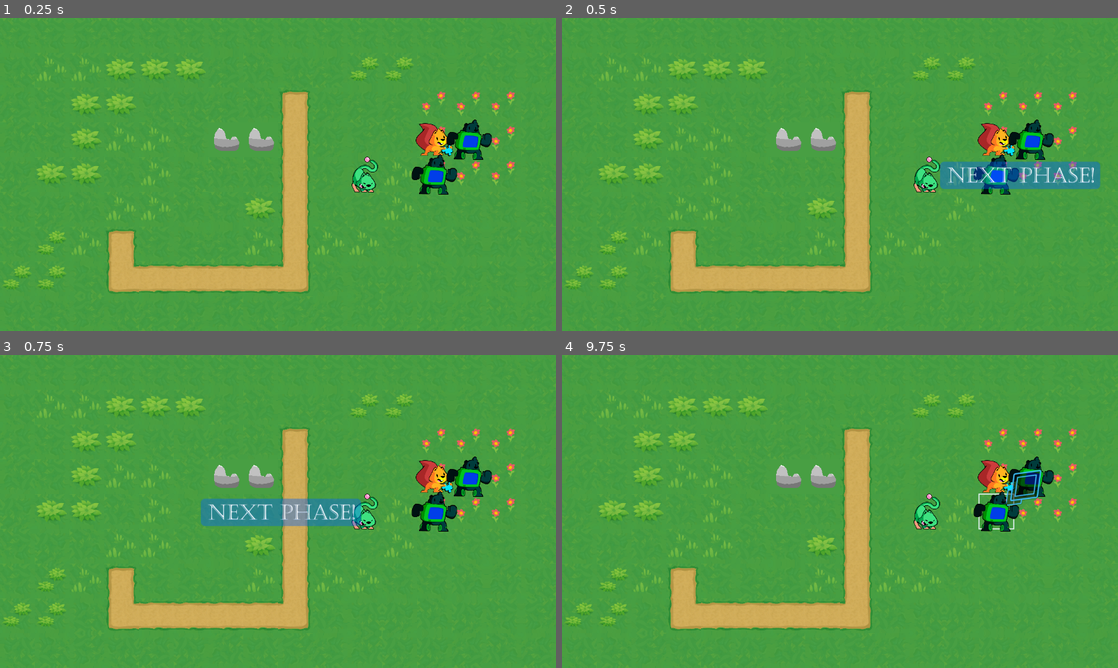
Above: before the commit, frames 1-4 (two rows, left to right).
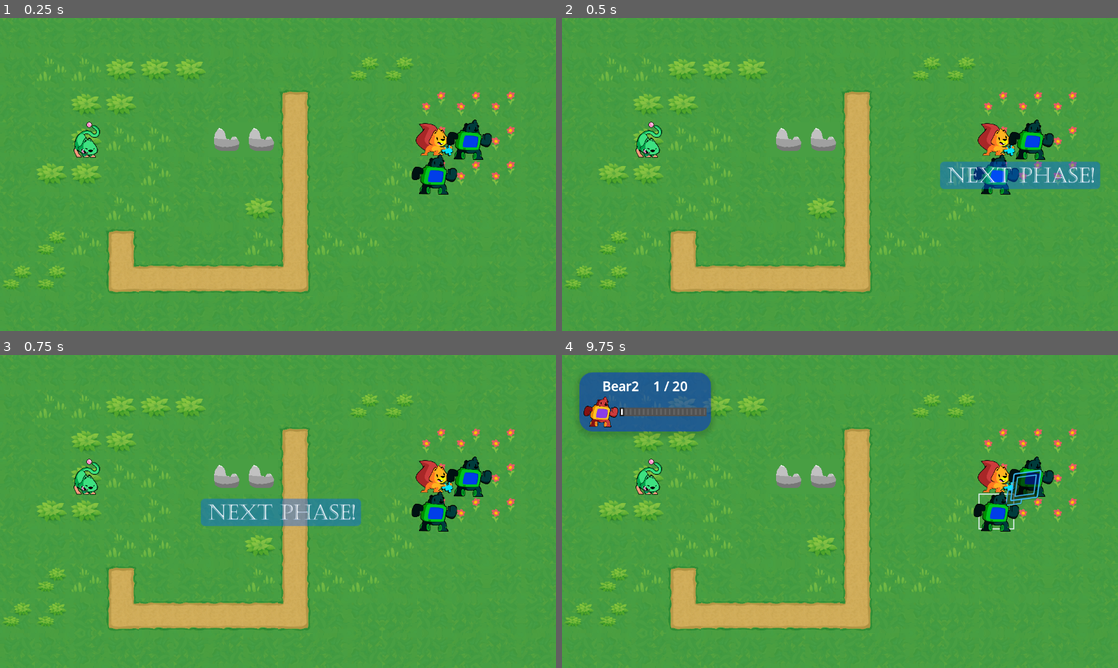
Above: after the commit, the same moments.

Repository: mojius/FarmStrategy
Game: Godot game, scene res://Main.tscn
Same seed, same stepped clock (60 frames per second), same inputs: the game is played once before the commit and once after it.
Inputs (mouse positions are in pixels of both pictures, inside the frame that each line leads up to):
- Up to frame 1 (0.25 s): no input
- Up to frame 2 (0.5 s): no input
- Up to frame 3 (0.75 s): tap Enter (ui_accept) at 0.5 s; move the mouse to (400, 495) at 0.52 s; press the mouse at (400, 495) at 0.53 s; hold Right (ui_right) from 0.53 s (still down)
- Up to frame 4 (9.75 s): tap Enter (ui_accept) at 0.77, 1.52, 2, 2.75, 3.02, 3.5, 3.77, 4.25, 4.52, 5, 6.02, 6.77, 7.52, 9.02 s; move the mouse to (728, 527) at 1.27 s; release Right (ui_right) at 1.28 s; release the mouse at (728, 527) at 1.28 s; hold Down (ui_down) 1.28-2.03 s; click (728, 527) at 1.35 s; move the mouse to (895, 442) at 2.02 s; press the mouse at (895, 442) at 2.03 s; hold Right (ui_right) 2.03-2.78 s; move the mouse to (812, 574) at 2.77 s; release the mouse at (812, 574) at 2.78 s; hold Up (ui_up) 2.78-3.53 s; click (812, 574) at 2.85 s; move the mouse to (1006, 558) at 3.52 s; press the mouse at (1006, 558) at 3.53 s; hold Left (ui_left) 3.53-5.03 s; tap Escape (ui_cancel) at 4.15 s; move the mouse to (673, 464) at 4.27 s; release the mouse at (673, 464) at 4.28 s; click (673, 464) at 4.35 s; move the mouse to (867, 511) at 5.02 s; press the mouse at (867, 511) at 5.03 s; hold Down (ui_down) 5.03-5.78 s; move the mouse to (756, 433) at 5.77 s; release the mouse at (756, 433) at 5.78 s; hold Right (ui_right) 5.78-6.53 s; click (756, 433) at 5.85 s; move the mouse to (962, 495) at 6.52 s; press the mouse at (962, 495) at 6.53 s; hold Up (ui_up) 6.53-7.28 s; move the mouse to (728, 527) at 7.27 s; release the mouse at (728, 527) at 7.28 s; hold Right (ui_right) 7.28-8.03 s; click (728, 527) at 7.35 s; move the mouse to (895, 442) at 8.02 s; press the mouse at (895, 442) at 8.03 s; hold Down (ui_down) 8.03-8.78 s; move the mouse to (812, 574) at 8.77 s; release the mouse at (812, 574) at 8.78 s; hold Left (ui_left) 8.78-9.53 s; click (812, 574) at 8.85 s; move the mouse to (1006, 558) at 9.52 s; press the mouse at (1006, 558) at 9.53 s; hold Up (ui_up) from 9.53 s (still down)

The runs differ from the first frame. In frame 1, 0.7% of the frame differs, in the area x 13-68%, y 33-56%; in frame 2, 0.7%; in frame 3, 0.7%; in frame 4, 5.1%, in the area x 3-68%, y 5-56%.

Commit message:
Renamed Menu to UI and added highlight UI

Diff:
--- a/Combat/CombatObject.tscn
+++ b/Combat/CombatObject.tscn
@@ -1,7 +1,7 @@
 [gd_scene load_steps=3 format=3 uid="uid://le36d86k7re2"]
 
 [ext_resource type="Script" path="res://Combat/CombatObject.gd" id="1_2lhkp"]
-[ext_resource type="Theme" uid="uid://f3cwprpras7p" path="res://Menu/theme.tres" id="1_rbrhj"]
+[ext_resource type="Theme" uid="uid://f3cwprpras7p" path="res://UI/theme.tres" id="1_rbrhj"]
 
 [node name="CombatObject" type="HBoxContainer"]
 anchors_preset = 8
--- a/GameBoard/GameBoard.gd
+++ b/GameBoard/GameBoard.gd
@@ -1,29 +1,29 @@
 # Represents and manages the game board. Stores references to entities that are in each cell and
 # tells whether cells are occupied or not.
 # Units can only move around the grid one at a time.
-class_name GameBoard
-extends Node2D
+class_name GameBoard extends Node2D
 
 # Once again, we use our grid resource that we explicitly define in the class.
 @export var grid: Resource = preload("res://GameBoard/Grid.tres")
 
-@onready var _action_menu = preload("res://Menu/ActionMenu.tscn")
-@onready var _attack_menu = preload("res://Menu/AttackMenu.tscn")
+@onready var _action_ui = preload("res://UI/ActionUI.tscn")
+@onready var _attack_ui = preload("res://UI/AttackUI.tscn")
 @onready var _ui_container: CanvasLayer = $UIContainer
 @onready var _cursor: Cursor = $Cursor
+@onready var _highlight: HighlightInfoUI = $UIContainer/HighlightInfoUI
 
 
 const DIRECTIONS = [Vector2.LEFT, Vector2.RIGHT, Vector2.UP, Vector2.DOWN]
 
-var _active_menu: Control :
+var _active_ui: Control :
 	set(value):
-		if not (_active_menu == null):
-			var _old_menu = _active_menu
-			_ui_container.remove_child(_old_menu)
-
-		_active_menu = value
+		if not (_active_ui == null):
+			var _old_ui = _active_ui
+			_ui_container.remove_child(_old_ui)
+
+		_active_ui = value
 		if not (value == null):
-			_ui_container.add_child(_active_menu)
+			_ui_container.add_child(_active_ui)
 
 			_cursor_enabled = false
 
@@ -87,6 +87,7 @@
 	set(value):
 		_cursor_enabled = value
 		cursor_enable.emit(value)
+		_highlight.hide()
 
 # At the start of the game, we initialize the game board. Look at the `_reinitialize()` function below.
 # It populates our `_units` dictionary.
@@ -133,10 +134,10 @@
 	var attackable: Callable = Callable()
 
 	if (_active_targets.size() > 0):
-		attackable = add_attack_menu
-
-	_active_menu = _action_menu.instantiate()
-	_active_menu.setup(_exhaust_active_unit, _show_movement_info, attackable)
+		attackable = add_attack_ui
+
+	_active_ui = _action_ui.instantiate()
+	_active_ui.setup(_exhaust_active_unit, _show_movement_info, attackable)
 
 
 # Shows the movement arrows and the yellow highlight, yadda yadda.
@@ -196,15 +197,32 @@
 	if not is_player: return
 
 	_find_targets_in_range()
-	_add_post_move_menu()
+	_add_post_move_ui()
 
 # Updates the interactive path's drawing if there's an active and selected unit.
 func _on_cursor_moved(new_cell: Vector2) -> void:
+
+
+	if _units.has(new_cell):
+		_highlight.refresh(_units[new_cell])
+		_highlight.show()
+	else: _highlight.hide()
+
+	var center = get_viewport_rect().size / 2
+	var pixel_pos = grid.calculate_map_position(new_cell)
+
+	if pixel_pos.x < center.x and pixel_pos.y < center.y:
+		_highlight.set_bottom_left()
+	else:
+		_highlight.set_top_left()
+
 	# When the cursor moves, and we already have an active unit selected, we want to update the
 	# interactive path drawing.
-
 	if _active_unit and _active_unit.is_selected and _cursor_enabled:
 		_unit_path_arrow.draw(_active_unit.cell, new_cell)
+		return
+
+
 
 # Selects or moves a unit based on where the cursor is.
 func _on_cursor_accept_pressed(cell: Vector2) -> void:
@@ -228,7 +246,7 @@
 			if _active_unit.get_state() != "Attacking" and _active_unit.get_state() != "Dead":
 				_deselect_active_unit()
 				_cursor_enabled = true
-				_active_menu = null
+				_active_ui = null
 
 			# Undoes the finalization of the movement
 
@@ -343,34 +361,34 @@
 			_active_targets.append(_units[coordinates])
 
 # Adds a menu after moving. Let's make this a builder later or something. This is a mess.
-func _add_post_move_menu():
-	_active_menu = _action_menu.instantiate()
+func _add_post_move_ui():
+	_active_ui = _action_ui.instantiate()
 
 	if (_active_targets.size() > 0):
-		_active_menu.setup(_exhaust_active_unit, Callable(), player_try_attack)
+		_active_ui.setup(_exhaust_active_unit, Callable(), player_try_attack)
 	else:
-		_active_menu.setup(_exhaust_active_unit)
+		_active_ui.setup(_exhaust_active_unit)
 
 func player_try_attack():
 	if (_active_targets.size() <= 0):
 		return
 
-	add_attack_menu()
-
-func add_attack_menu():
-	_active_menu = _attack_menu.instantiate()
-	_active_menu.setup(attack, _active_targets)
+	add_attack_ui()
+
+func add_attack_ui():
+	_active_ui = _attack_ui.instantiate()
+	_active_ui.setup(attack, _active_targets)
 
 func attack(unit: Unit):
 	_active_unit.set_state("Attacking")
 	_cursor_enabled = false
 	var combat_object: CombatObject = load("res://Combat/CombatObject.tscn").instantiate()
-	_active_menu = combat_object
+	_active_ui = combat_object
 	_ui_container.add_child(combat_object)
 	combat_object.setup(_active_unit, unit)
 
 	await combat_object.attack_finished
-	_active_menu = null
+	_active_ui = null
 
 	_exhaust_active_unit()
 
--- a/Main.tscn
+++ b/Main.tscn
@@ -10,6 +10,7 @@
 [ext_resource type="Texture2D" uid="uid://b8ihnph4238fy" path="res://Units/bear.png" id="8_r13vx"]
 [ext_resource type="Texture2D" uid="uid://bncyyswwdl0lc" path="res://Units/bugcat.png" id="9_mrwsr"]
 [ext_resource type="Script" path="res://Units/Stats.gd" id="10_6aeo4"]
+[ext_resource type="PackedScene" uid="uid://cfemajau2fdnq" path="res://UI/HighlightInfoUI.tscn" id="11_o3oh6"]
 
 [sub_resource type="Resource" id="Resource_rb6ub"]
 script = ExtResource("10_6aeo4")
@@ -51,6 +52,9 @@
 
 [node name="UIContainer" type="CanvasLayer" parent="GameBoard"]
 
+[node name="HighlightInfoUI" parent="GameBoard/UIContainer" instance=ExtResource("11_o3oh6")]
+offset_bottom = 228.0
+
 [node name="Map" parent="GameBoard" instance=ExtResource("1_khjdm")]
 layer_0/tile_data = PackedInt32Array(65535, 0, 0, 131071, 0, 0, 196607, 0, 0, 262143, 0, 0, 327679, 0, 0, 393215, 0, 0, …(2538 unchanged characters)…
 
@@ -83,7 +87,7 @@
 move_speed = 500
 
 [node name="Kitty" parent="GameBoard" instance=ExtResource("2_n3f5l")]
-position = Vector2(840, 360)
+position = Vector2(200, 280)
 stats = SubResource("Resource_8us0h")
 skin = ExtResource("9_mrwsr")
 move_speed = 500
--- a/Menu/ActionMenu.gd
+++ b/UI/ActionUI.gd
@@ -1,4 +1,4 @@
-class_name ActionMenu extends PanelContainer
+class_name ActionUI extends PanelContainer
 
 @onready var move: Button = $MarginContainer/VBoxContainer/Move
 @onready var attack: Button = $MarginContainer/VBoxContainer/Attack
@@ -17,6 +17,7 @@
 	if (wait_func):
 		wait.pressed.connect(wait_func)
 		wait.show()
+		wait.grab_focus()
 	if (attack_func):
 		attack.pressed.connect(attack_func)
 		attack.show()
--- a/Menu/ActionMenu.tscn
+++ b/UI/ActionUI.tscn
@@ -1,7 +1,7 @@
 [gd_scene load_steps=3 format=3 uid="uid://p1k7ttutslso"]
 
-[ext_resource type="Theme" uid="uid://f3cwprpras7p" path="res://Menu/theme.tres" id="1_e4pik"]
-[ext_resource type="Script" path="res://Menu/ActionMenu.gd" id="1_imsb6"]
+[ext_resource type="Theme" uid="uid://f3cwprpras7p" path="res://UI/theme.tres" id="1_2ulgk"]
+[ext_resource type="Script" path="res://UI/ActionUI.gd" id="2_hiqjc"]
 
 [node name="ActionMenu" type="PanelContainer"]
 anchors_preset = 8
@@ -15,8 +15,8 @@
 offset_bottom = 33.0
 grow_horizontal = 2
 grow_vertical = 2
-theme = ExtResource("1_e4pik")
-script = ExtResource("1_imsb6")
+theme = ExtResource("1_2ulgk")
+script = ExtResource("2_hiqjc")
 
 [node name="MarginContainer" type="MarginContainer" parent="."]
 layout_mode = 2
--- a/Menu/AttackMenu.gd
+++ b/UI/AttackUI.gd
@@ -1,10 +1,10 @@
-class_name AttackMenu extends PanelContainer
+class_name AttackUI extends PanelContainer
 
 var _targets := []
 var buttons: Array = []
 
 @onready var vbox: VBoxContainer = $"MarginContainer/VBoxContainer"
-@onready var cursor_prefab := preload("res://Menu/FakeCursor.tscn")
+@onready var cursor_prefab := preload("res://UI/FakeCursor.tscn")
 @export var grid: Resource = preload("res://GameBoard/Grid.tres")
 
 var fake_cursor: Node2D
--- a/Menu/AttackMenu.tscn
+++ b/UI/AttackUI.tscn
@@ -1,7 +1,7 @@
 [gd_scene load_steps=3 format=3 uid="uid://bb2ei8xiarkye"]
 
-[ext_resource type="Theme" uid="uid://f3cwprpras7p" path="res://Menu/theme.tres" id="1_1gcg6"]
-[ext_resource type="Script" path="res://Menu/AttackMenu.gd" id="1_lj351"]
+[ext_resource type="Theme" uid="uid://f3cwprpras7p" path="res://UI/theme.tres" id="1_7yrr0"]
+[ext_resource type="Script" path="res://UI/AttackUI.gd" id="2_mmn48"]
 
 [node name="AttackMenu" type="PanelContainer"]
 anchors_preset = 8
@@ -15,8 +15,8 @@
 offset_bottom = 33.0
 grow_horizontal = 2
 grow_vertical = 2
-theme = ExtResource("1_1gcg6")
-script = ExtResource("1_lj351")
+theme = ExtResource("1_7yrr0")
+script = ExtResource("2_mmn48")
 
 [node name="MarginContainer" type="MarginContainer" parent="."]
 layout_mode = 2
--- /dev/null
+++ b/UI/HighlightInfoUI.gd
@@ -0,0 +1,27 @@
+class_name HighlightInfoUI extends Control
+
+@onready var _texture = $"%TextureRect"
+@onready var _label_name = $"%UnitName"
+@onready var _hp = $"%HealthPoints"
+@onready var _hp_text = $"%HealthPointsText"
+@onready var _health_point = preload("res://Combat/HealthPoint.tscn")
+
+func set_bottom_left():
+	set_anchors_and_offsets_preset(Control.PRESET_BOTTOM_LEFT)
+
+func set_top_left():
+	set_anchors_and_offsets_preset(Control.PRESET_TOP_LEFT)
+
+func refresh(unit: Unit):
+	for node in _hp.get_children():
+		_hp.remove_child(node)
+
+	for n in range(unit.stats.max_hp):
+		var health_point = _health_point.instantiate()
+		_hp.add_child(health_point)
+		if (n < unit.stats.hp):
+			health_point.texture.current_frame = 1
+
+	_texture.texture = unit.skin
+	_label_name.text = unit.name
+	_hp_text.text = str(unit.stats.hp) + " / " + str(unit.stats.max_hp)
--- /dev/null
+++ b/UI/HighlightInfoUI.tscn
@@ -0,0 +1,71 @@
+[gd_scene load_steps=4 format=3 uid="uid://cfemajau2fdnq"]
+
+[ext_resource type="Theme" uid="uid://f3cwprpras7p" path="res://UI/theme.tres" id="1_m0elq"]
+[ext_resource type="Script" path="res://UI/HighlightInfoUI.gd" id="1_v6spp"]
+[ext_resource type="Texture2D" uid="uid://bncyyswwdl0lc" path="res://Units/bugcat.png" id="2_pa7cd"]
+
+[node name="HighlightInfoUI" type="MarginContainer"]
+offset_right = 350.0
+offset_bottom = 199.0
+theme_override_constants/margin_left = 40
+theme_override_constants/margin_top = 40
+theme_override_constants/margin_right = 40
+theme_override_constants/margin_bottom = 40
+script = ExtResource("1_v6spp")
+
+[node name="Box1" type="PanelContainer" parent="."]
+layout_mode = 2
+theme = ExtResource("1_m0elq")
+
+[node name="MarginContainer" type="MarginContainer" parent="Box1"]
+layout_mode = 2
+theme_override_constants/margin_left = 10
+theme_override_constants/margin_top = 10
+theme_override_constants/margin_right = 10
+theme_override_constants/margin_bottom = 10
+
+[node name="NameStatsSeparator" type="VBoxContainer" parent="Box1/MarginContainer"]
+layout_mode = 2
+
+[node name="HBoxContainer" type="HBoxContainer" parent="Box1/MarginContainer/NameStatsSeparator"]
+layout_mode = 2
+alignment = 1
+
+[node name="UnitName" type="Label" parent="Box1/MarginContainer/NameStatsSeparator/HBoxContainer"]
+unique_name_in_owner = true
+layout_mode = 2
+text = "Test"
+horizontal_alignment = 1
+
+[node name="Padding" type="Control" parent="Box1/MarginContainer/NameStatsSeparator/HBoxContainer"]
+custom_minimum_size = Vector2(24, 0)
+layout_mode = 2
+
+[node name="HealthPointsText" type="Label" parent="Box1/MarginContainer/NameStatsSeparator/HBoxContainer"]
+unique_name_in_owner = true
+layout_mode = 2
+text = "00 / 00"
+horizontal_alignment = 1
+vertical_alignment = 1
+
+[node name="AvatarTextHPSeparator" type="HBoxContainer" parent="Box1/MarginContainer/NameStatsSeparator"]
+layout_mode = 2
+
+[node name="TextureRect" type="TextureRect" parent="Box1/MarginContainer/NameStatsSeparator/AvatarTextHPSeparator"]
+unique_name_in_owner = true
+custom_minimum_size = Vector2(0, 70)
+layout_mode = 2
+texture = ExtResource("2_pa7cd")
+expand_mode = 3
+stretch_mode = 4
+
+[node name="HealthPointsStack" type="VBoxContainer" parent="Box1/MarginContainer/NameStatsSeparator/AvatarTextHPSeparator"]
+unique_name_in_owner = true
+layout_mode = 2
+size_flags_vertical = 4
+
+[node name="HealthPoints" type="HBoxContainer" parent="Box1/MarginContainer/NameStatsSeparator/AvatarTextHPSeparator/HealthPointsStack"]
+unique_name_in_owner = true
+layout_mode = 2
+size_flags_vertical = 3
+theme_override_constants/separation = 0
--- a/Menu/PreCombatStatsMenu.tscn
+++ b/UI/PreCombatStatsUI.tscn
@@ -1,6 +1,6 @@
 [gd_scene load_steps=5 format=3 uid="uid://ckmkppn6nfw6l"]
 
-[ext_resource type="Theme" uid="uid://f3cwprpras7p" path="res://Menu/theme.tres" id="1_lx8et"]
+[ext_resource type="Theme" uid="uid://f3cwprpras7p" path="res://UI/theme.tres" id="1_lx8et"]
 
 [sub_resource type="StyleBoxFlat" id="StyleBoxFlat_irgmw"]
 bg_color = Color(0, 0, 0, 0.207843)
--- a/Menu/theme.tres
+++ b/UI/theme.tres
@@ -1,11 +1,11 @@
 [gd_resource type="Theme" load_steps=9 format=3 uid="uid://f3cwprpras7p"]
 
-[ext_resource type="StyleBox" uid="uid://bsf31ydpkaewi" path="res://Menu/Button/theme_button_disabled.tres" id="1_57iry"]
-[ext_resource type="SystemFont" uid="uid://dj1bgtyee74sy" path="res://Menu/theme_font.tres" id="1_xf715"]
-[ext_resource type="StyleBox" uid="uid://bxclfniaia3ey" path="res://Menu/Button/theme_button.tres" id="2_26mvc"]
-[ext_resource type="StyleBox" uid="uid://cyuclyxxcf38k" path="res://Menu/theme_style_box_flat.tres" id="2_emyl3"]
-[ext_resource type="StyleBox" uid="uid://cc7nu0ow0ppoq" path="res://Menu/Button/theme_button_hover.tres" id="2_ibwuy"]
-[ext_resource type="StyleBox" uid="uid://c3qcwedxbr021" path="res://Menu/Button/theme_button_toggled.tres" id="3_45bo4"]
+[ext_resource type="StyleBox" uid="uid://bsf31ydpkaewi" path="res://UI/Button/theme_button_disabled.tres" id="1_57iry"]
+[ext_resource type="SystemFont" uid="uid://dj1bgtyee74sy" path="res://UI/theme_font.tres" id="1_xf715"]
+[ext_resource type="StyleBox" uid="uid://bxclfniaia3ey" path="res://UI/Button/theme_button.tres" id="2_26mvc"]
+[ext_resource type="StyleBox" uid="uid://cyuclyxxcf38k" path="res://UI/theme_style_box_flat.tres" id="2_emyl3"]
+[ext_resource type="StyleBox" uid="uid://cc7nu0ow0ppoq" path="res://UI/Button/theme_button_hover.tres" id="2_ibwuy"]
+[ext_resource type="StyleBox" uid="uid://c3qcwedxbr021" path="res://UI/Button/theme_button_toggled.tres" id="3_45bo4"]
 
 [sub_resource type="StyleBoxFlat" id="StyleBoxFlat_82lfc"]
 bg_color = Color(1, 1, 1, 1)
Not shown: 1 places in Main.tscn that only renumber resources
Renamed: Menu/Button/theme_button.tres -> UI/Button/theme_button.tres
Renamed: Menu/Button/theme_button_disabled.tres -> UI/Button/theme_button_disabled.tres
Renamed: Menu/Button/theme_button_hover.tres -> UI/Button/theme_button_hover.tres
Renamed: Menu/Button/theme_button_toggled.tres -> UI/Button/theme_button_toggled.tres
Renamed: Menu/FakeCursor.tscn -> UI/FakeCursor.tscn
Renamed: Menu/MidCombatMenu.tscn -> UI/MidCombatUI.tscn
Renamed: Menu/theme_font.tres -> UI/theme_font.tres
Renamed: Menu/theme_style_box_flat.tres -> UI/theme_style_box_flat.tres
